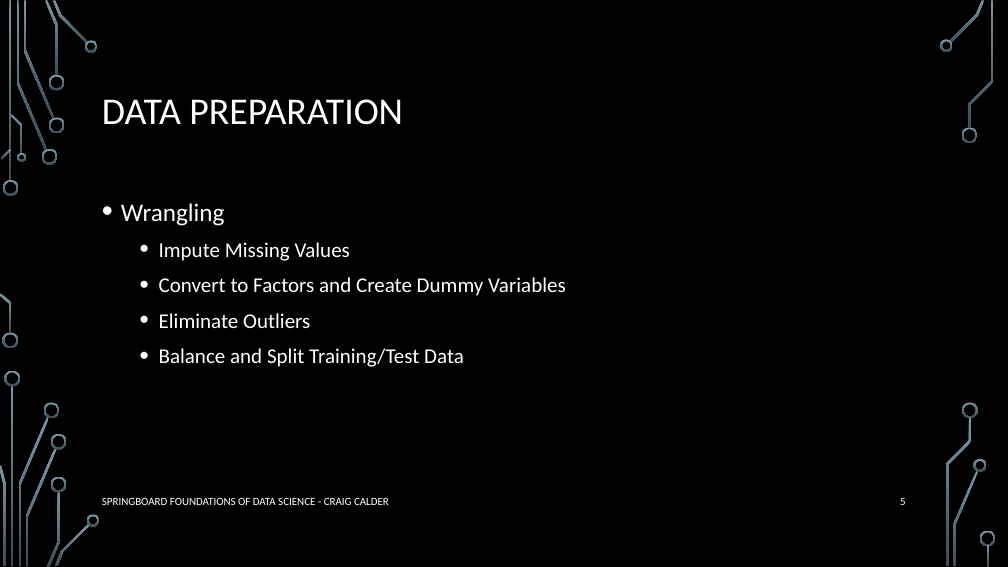
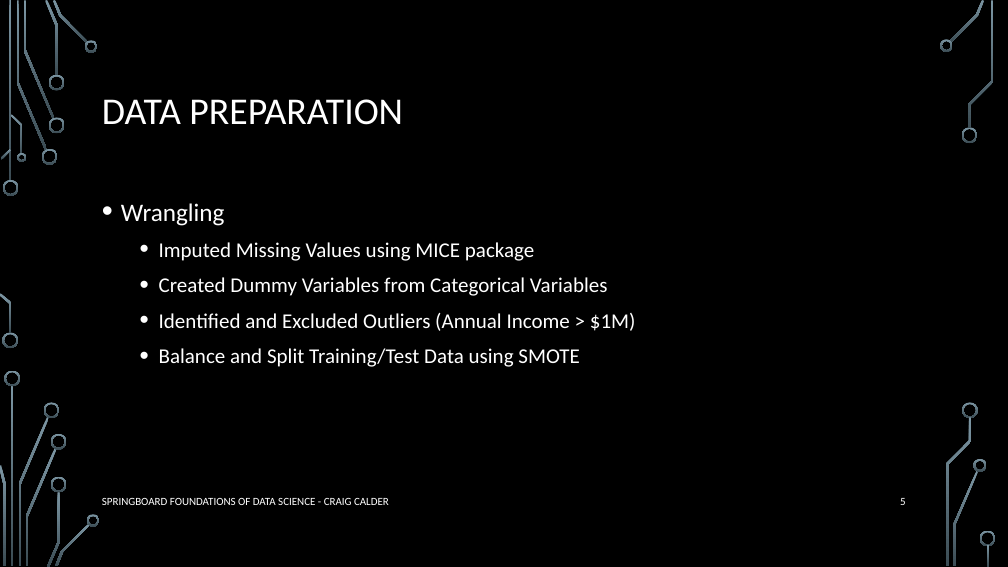
Before and after one commit to clcinpdx/datascience, a slide deck: slide 5 of capstone/Calder-Capstone-Models_LOGREG_TREE.pptx. Drawn at 1008x567 pixels with LibreOffice and Linux fonts; fonts in the diff are those of the drawing; background and template pictures are left out. Boxes give left, top, right and bottom in pixels: in the first picture for what was removed or moved away, otherwise in the second. Text is boxed around its words. In the diff, an @@ line names an element or a change of style, - is before the commit and + after.

```diff
--- a/capstone/Calder-Capstone-Models_LOGREG_TREE.pptx
+++ b/capstone/Calder-Capstone-Models_LOGREG_TREE.pptx
@@ text at <box>159,242,636,367</box>: text changed @@
-  • Impute Missing Values
-  • Convert to Factors and Create Dummy Variables
-  • Eliminate Outliers
-  • Balance and Split Training/Test Data
+  • Imputed Missing Values using MICE package
+  • Created Dummy Variables from Categorical Variables
+  • Identified and Excluded Outliers (Annual Income > $1M)
+  • Balance and Split Training/Test Data using SMOTE
```
Also in this commit, not shown: 4 other slides changed, 5 slides added, 1 slide removed, 2 other files.
